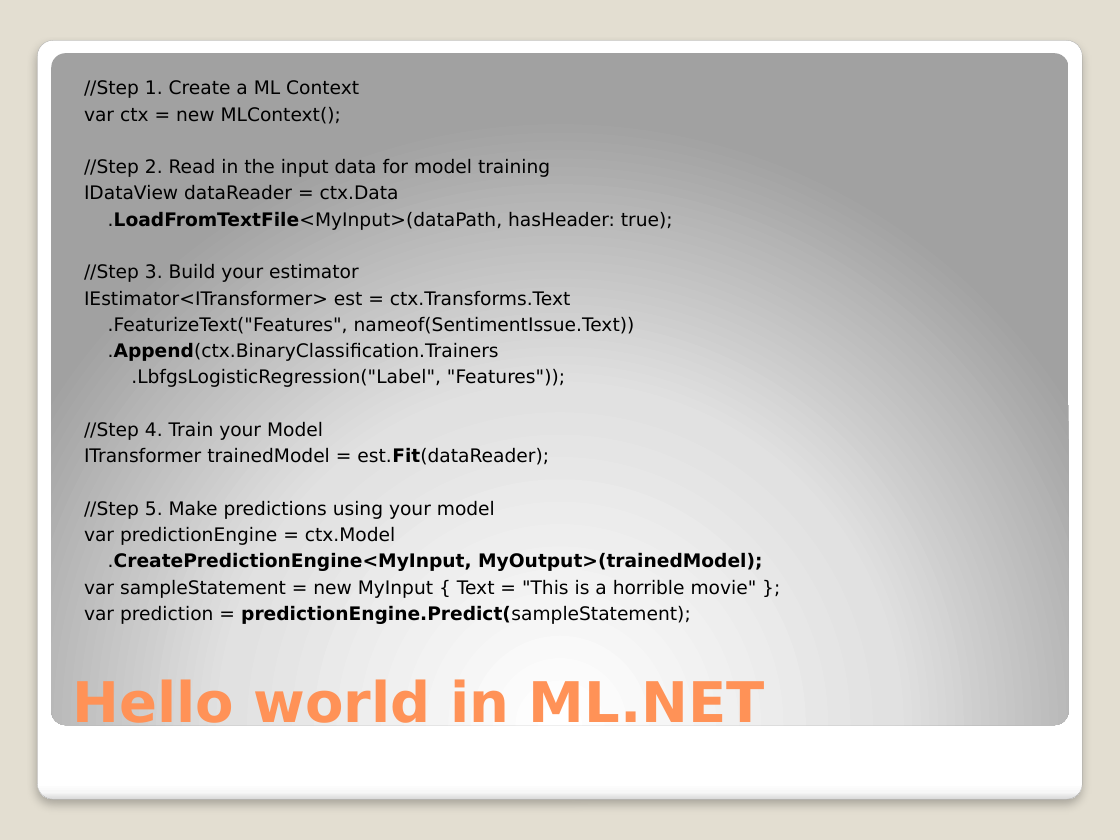
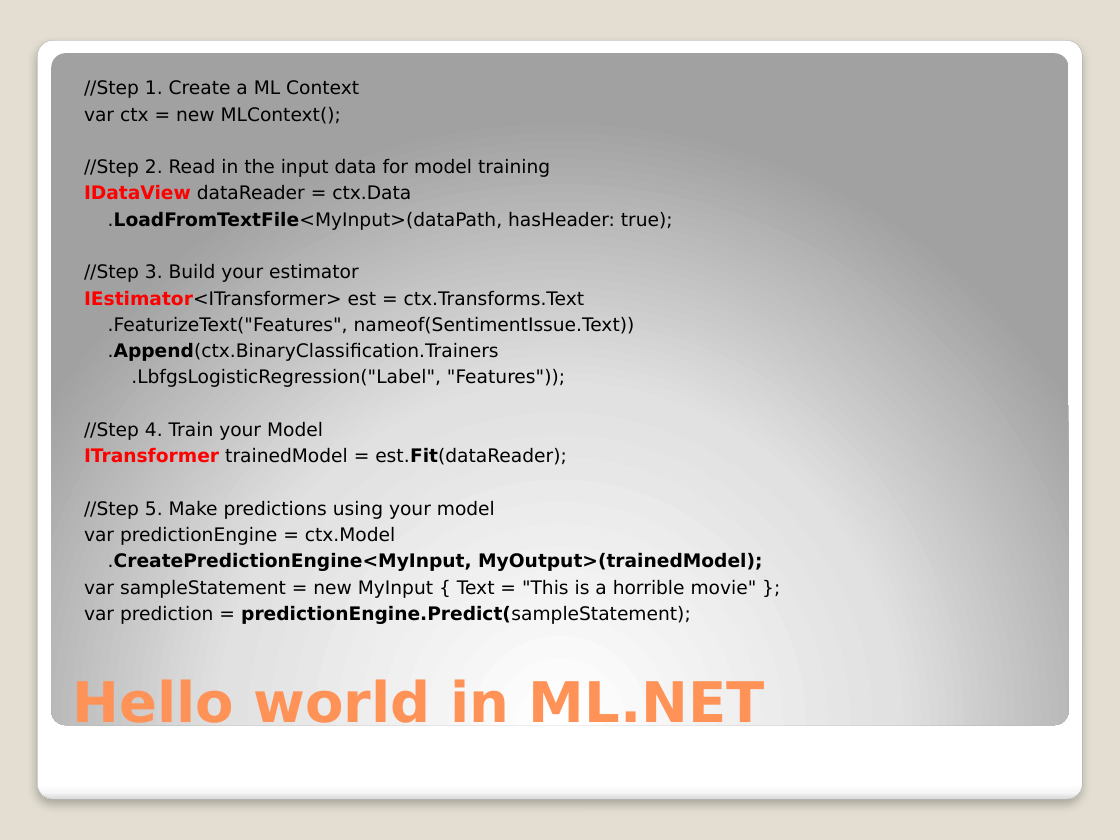
Before and after one commit to djkormo/mlnet-cli, a slide deck: slide 8 of presentation/Machine learning in Azure without Python.pptx. Drawn at 1120x840 pixels with LibreOffice and Linux fonts; fonts in the diff are those of the drawing. Boxes give left, top, right and bottom in pixels: in the first picture for what was removed or moved away, otherwise in the second. Text is boxed around its words. In the diff, an @@ line names an element or a change of style, - is before the commit and + after.

```diff
--- a/presentation/Machine learning in Azure without Python.pptx
+++ b/presentation/Machine learning in Azure without Python.pptx
@@ text at [84, 185, 585, 465]: text colour #000000 to #FF0000, bold on in "IDataView", "IEstimator<ITransformer>", "ITransformer" @@
```
Also in this commit, not shown: 5 other slides changed.
